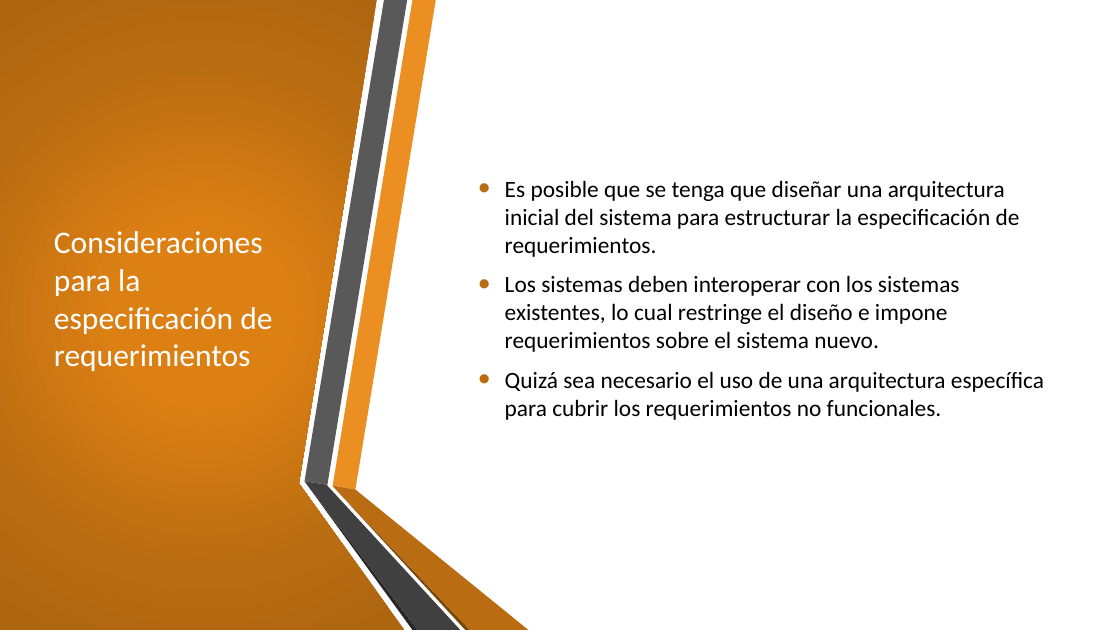
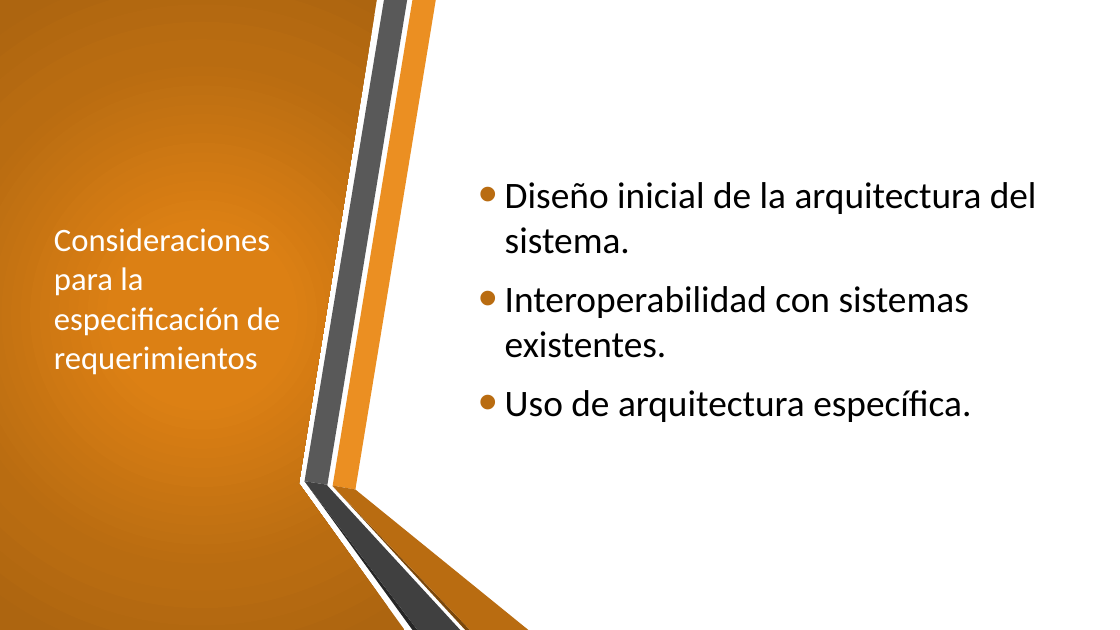
Before and after one commit to AryShared/SystemAnalysis, a slide deck: slide 3 of 2-2 Especificacion de requerimientos.pptx (slide 13 before the commit). Drawn at 1120x630 pixels with LibreOffice and Linux fonts; fonts in the diff are those of the drawing; background and template pictures are left out. Boxes give left, top, right and bottom in pixels: in the first picture for what was removed or moved away, otherwise in the second. Text is boxed around its words. In the diff, an @@ line names an element or a change of style, - is before the commit and + after.

```diff
--- a/2-2 Especificacion de requerimientos.pptx
+++ b/2-2 Especificacion de requerimientos.pptx
@@ title "Consideraciones para la especificación de ..." at <box>54,228,280,375</box>: size 27 to 28 pt @@
@@ text at <box>505,182,1037,422</box>: text changed; size 20 to 32 pt @@
-• Es posible que se tenga que diseñar una arquitectura inicial del sistema para estructurar la especificación de requerimientos.
-• Los sistemas deben interoperar con los sistemas existentes, lo cual restringe el diseño e impone requerimientos sobre el sistema nuevo.
-• Quizá sea necesario el uso de una arquitectura específica para cubrir los requerimientos no funcionales.
+• Diseño inicial de la arquitectura del sistema.
+• Interoperabilidad con sistemas existentes.
+• Uso de arquitectura específica.
```
Also in this commit, not shown: 1 other slide changed, 1 slide added, 8 slides removed, 6 other files.
